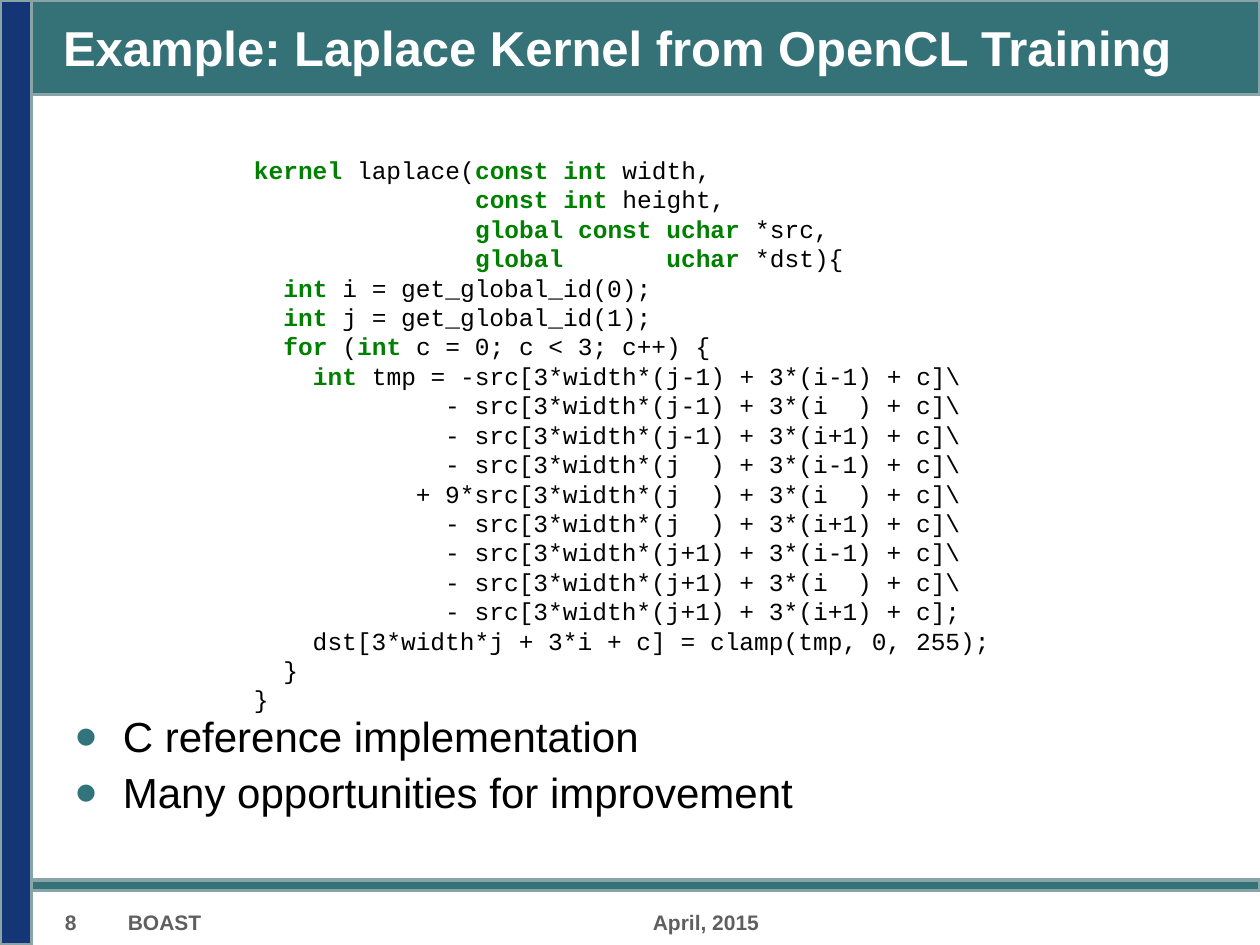
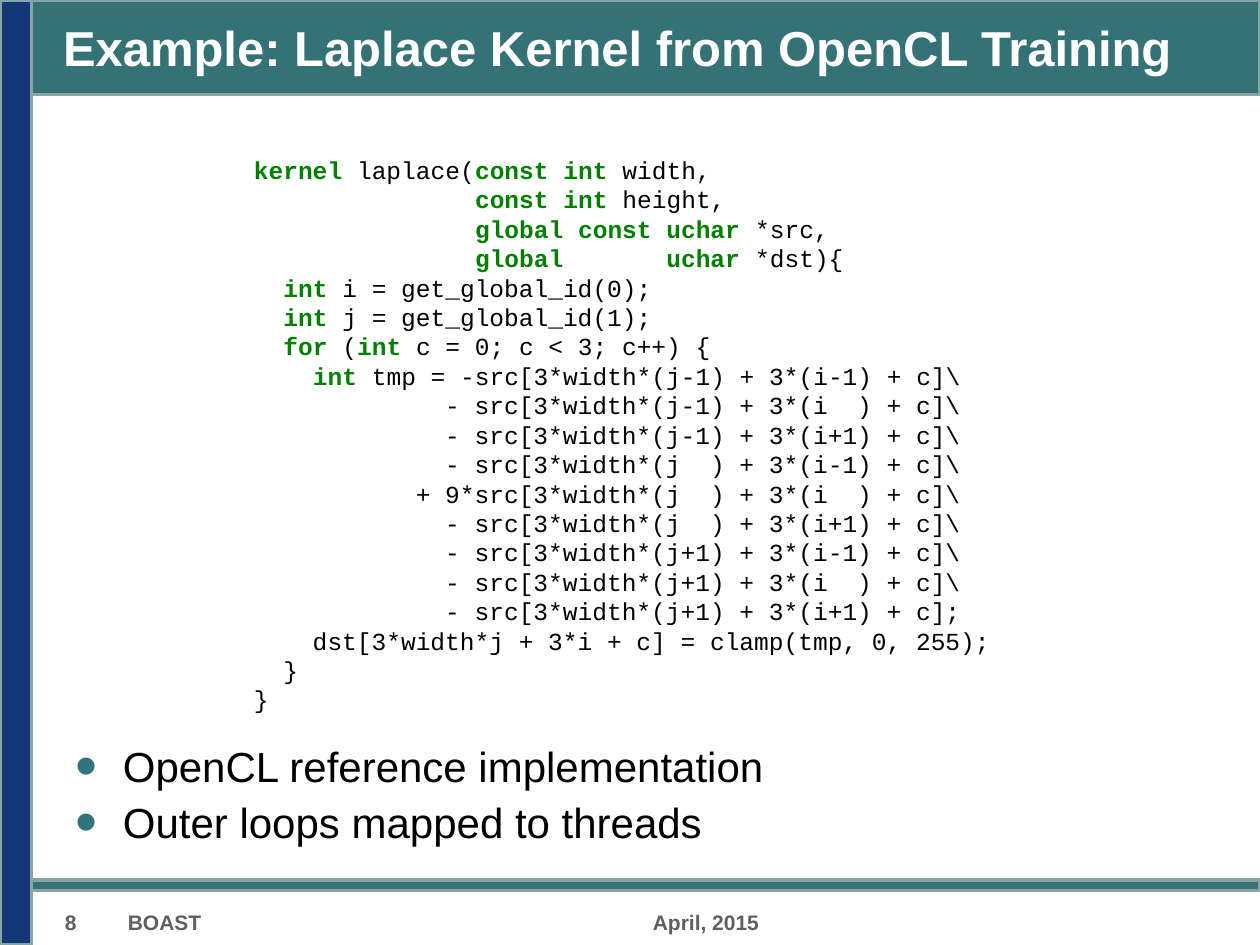
Before and after one commit to Nanosim-LIG/boast-lig, a slide deck: slide 13 of Paper/D5.5/D5.5.odp. Drawn at 1260x945 pixels with LibreOffice and Linux fonts; fonts in the diff are those of the drawing; background and template pictures are left out. Boxes give left, top, right and bottom in pixels: in the first picture for what was removed or moved away, otherwise in the second. Text is boxed around its words. In the diff, an @@ line names an element or a change of style, - is before the commit and + after.

```diff
--- a/Paper/D5.5/D5.5.odp
+++ b/Paper/D5.5/D5.5.odp
@@ text at box(123, 751, 763, 846): text changed @@
-• C reference implementation
-• Many opportunities for improvement
+• OpenCL reference implementation
+• Outer loops mapped to threads
```
Also in this commit, not shown: 1 other slide changed, 4 slides added.
